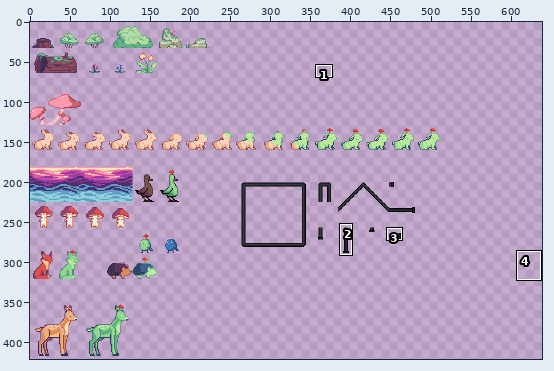
Sprite sheet -- Sprites/props/props.png. Above: a wide view before the commit, with the close-up outlined.
Close-up. Earlier state:
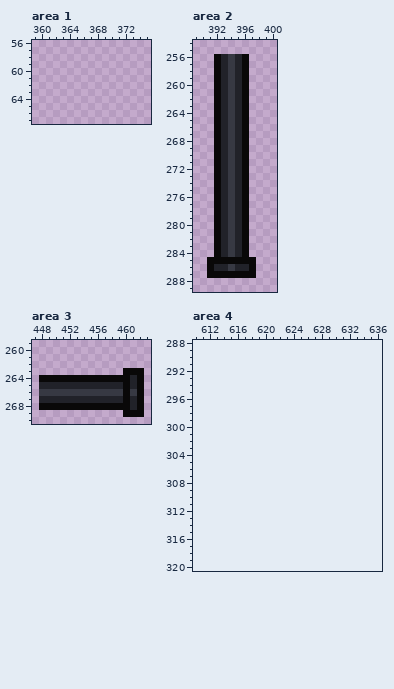
The file is 512x512 pixels. Pixels under 10% opacity are left out. Colours within 5 levels of each other are drawn and written as one. Shown: area 1: x 359..375, y 56..67; area 2: x 389..400, y 254..289; area 3: x 447..463, y 259..270; area 4: x 610..636, y 288..320. The old version is drawn lined up with the new one, on the new canvas. The wide view leaves out empty margins. The commit also changed other parts of the picture, which this record leaves out.
Now the later version:
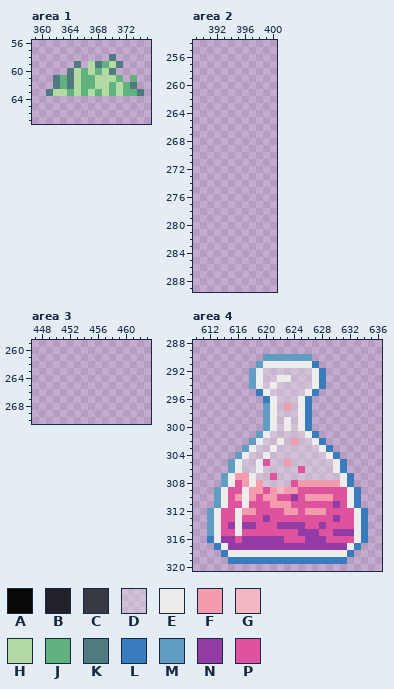
Palette (. is transparent): A #090808  B #212229  C #373943  D #ededed54  E #ededed  F #f49cae  G #f2b7c3  H #b3daa3  J #60b37e  K #4e7a80  L #397cbe  M #619cc3  N #943ca6  P #df529e
Difference:
canvas 512x512 -> 1080x512
Changed rows in their new state; - is an unchanged pixel.
Area 1:
first column x 361:
58 ---------K----
59 ----K-HKJHK---
60 ---KHJHJHK----
61 -KJKHJJHHHJ-J-
62 -KJKHJJHHJHJK-
63 KHHJHJHJHJHJJK
Area 2:
first column x 391:
256 -.....-
257 -.....-
258 -.....-
259 -.....-
260 -.....-
261 -.....-
262 -.....-
263 -.....-
264 -.....-
265 -.....-
266 -.....-
267 -.....-
268 -.....-
269 -.....-
270 -.....-
271 -.....-
272 -.....-
273 -.....-
274 -.....-
275 -.....-
276 -.....-
277 -.....-
278 -.....-
279 -.....-
280 -.....-
281 -.....-
282 -.....-
283 -.....-
284 -.....-
285 .......
286 .......
287 .......
Area 3:
first column x 448:
263 ------------...
264 ...............
265 ...............
266 ...............
267 ...............
268 ...............
269 ------------...
Area 4:
first column x 612:
290 --------MMMMMMM--------
291 -------MEEEEEEEL-------
292 ------MEDDDDDDDEL------
293 ------MEDDEEDDDEL------
294 ------MEDEDDDDDEL------
295 -------LEDDDDDEL-------
296 --------LEDDDEL--------
297 --------MEDFDEL--------
298 --------MEDDDEL--------
299 --------MEDEDEL--------
300 --------MEDEDEL--------
301 -------MEDDDDDEL-------
302 ------MEDDEDFDDEL------
303 -----MEDDEDDDDDDEL-----
304 ----MEDDEDDDDDDDDEL----
305 ---MEDDEPDDFDDDDDDEL---
306 ---MEDDEDDDDDPDDDDEL---
307 --MEFFEDDPDDDDDDDDDEL--
308 --MEPFEFDDDDPFFFFFFEL--
309 -MEPPEFFPFGFFPPPPPPPEL-
310 -MEPFEFPFFPPNPFFFFPPEL-
311 -MEPPEPPPFFFPPPPPPNPEL-
312 MEPPEFFPPPPFFPFFFPPPPEL
313 MEPPEPPPNPPPPPPPPPNPPEL
314 MEPNENNPPPNNNNPPNPPPPEL
315 MEPPEPPPPPPPPNNNPPNNNEL
316 LENNPNNNNNNPPPNNNPPPPEL
317 -LENNNNNNNNNNNNNNNNNEL-
318 --LEEEEEEEEEEEEEEEEEL--
319 ---LLLLLLLLLLLLLLLLL---
